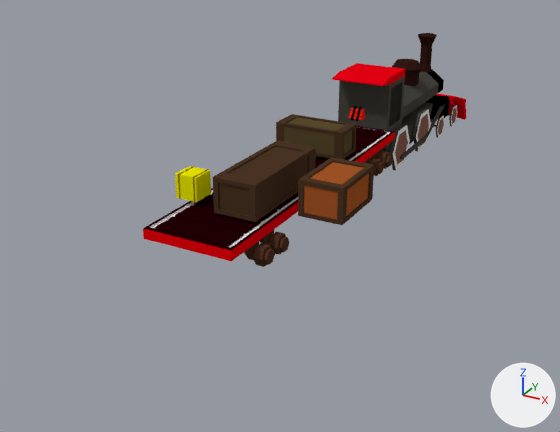
The Blender file Assets/Model/locomotive.blend, before and after one commit.
Rendered twice from a camera (50 mm lens) standing at (30.2, -83.3, 24.4) and looking at (-6.8, -16.0, -9.3). Lighting does not change. The marker at lower right points along +X, +Y and +Z.
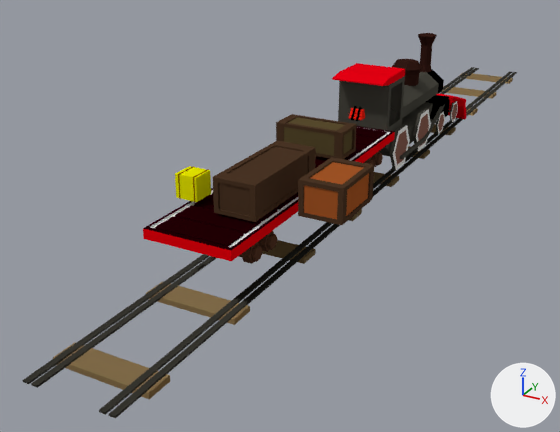
What differs and where, as boxes (x1, y1, x2, y2) in the pictures (560 x 432 px; the box of a moved part takes in the faces that stretch with it):
'Cube.006', added: after (23, 67, 517, 418)
    faces in mat_material (dark grey #494840): (23, 67, 517, 418)
    faces in mat_material_021 (brown #aa8f63): (53, 72, 513, 400)
'Cube.001', reshaped: before (143, 126, 395, 267); after (143, 126, 395, 264)
part 1 of me_cube_001, moved or reshaped: before (369, 158, 384, 176); after (364, 158, 374, 165)
part 2 of me_cube_001, moved or reshaped: before (268, 232, 289, 255); after (258, 231, 278, 252)
part 3 of me_cube_001, moved or reshaped: before (376, 151, 393, 169); after (370, 151, 383, 167)
part 4 of me_cube_001, moved or reshaped: before (243, 243, 275, 267); after (241, 242, 263, 264)
part 5 of me_cube_001, moved or reshaped (not visible afterwards): before (244, 241, 259, 260)

Diff of the bpy script that builds the scene:
```diff
--- a/Assets/Model/locomotive.blend.py
+++ b/Assets/Model/locomotive.blend.py
@@ mat_material_021 @@
+mat_material_021 = diffuse_material('Material.021')
+mat_material_021.base_color = (0.402, 0.275, 0.124)  # brown #aa8f63
@@ me_cube_001 @@
 me_cube_001.from_pydata(...)  # 493 vertices, 403 faces; spans x -0.32..0.0, y -4.07..4.07, z -5.8..1.46
 # used by ob_cube_001; location = (0.0, -26.73, 0.0); scale = (15.7, 3.85, 0.355)
+# me_cube_001 part 1: the loose piece of 36 vertices spanning x -0.32..0.0, y 2.26..2.7, z -5.8..-1.62 is moved by (0.07, 0.0, 0.0)
+# me_cube_001 part 2: the loose piece of 36 vertices spanning x -0.32..0.0, y -2.75..-2.32, z -5.8..-1.62 is moved by (0.07, 0.0, 0.0)
+# me_cube_001 part 3: the loose piece of 36 vertices spanning x -0.32..0.0, y 2.86..3.3, z -5.8..-1.62 is moved by (0.07, 0.0, 0.0)
+# me_cube_001 part 4: the loose piece of 36 vertices spanning x -0.32..0.0, y -3.35..-2.91, z -5.8..-1.62 is moved by (0.07, 0.0, 0.0)
+# me_cube_001 part 5: the loose piece of 10 vertices spanning x -0.23..-0.2, y -3.33..-2.94, z -5.52..-0.93 is moved by (0.07, 0.0, 0.0)
 me_cube_001.materials.append(mat_material_007)
@@ me_cube_005 @@
+me_cube_005.from_pydata(...)  # 96 vertices, 44 faces; spans x 0.0..4.0, y -5.61..4.37, z -5.44..-4.86
+# faces by material slot: [12, 32]
+me_cube_005.materials.append(mat_material)  # dark grey #494840
+me_cube_005.materials.append(mat_material_021)  # brown #aa8f63
@@ ob_cube_006 @@
+ob_cube_006 = bpy.data.objects.new('Cube.006', me_cube_005)
+ob_cube_006.location = (0.0, 0.86, 0.0)
+ob_cube_006.scale = (1.0, 10.0, 1.0)
+_m = ob_cube_006.modifiers.new('Mirror', 'MIRROR')
+_m.use_clip = True
+_m = ob_cube_006.modifiers.new('Mirror.001', 'MIRROR')
```
